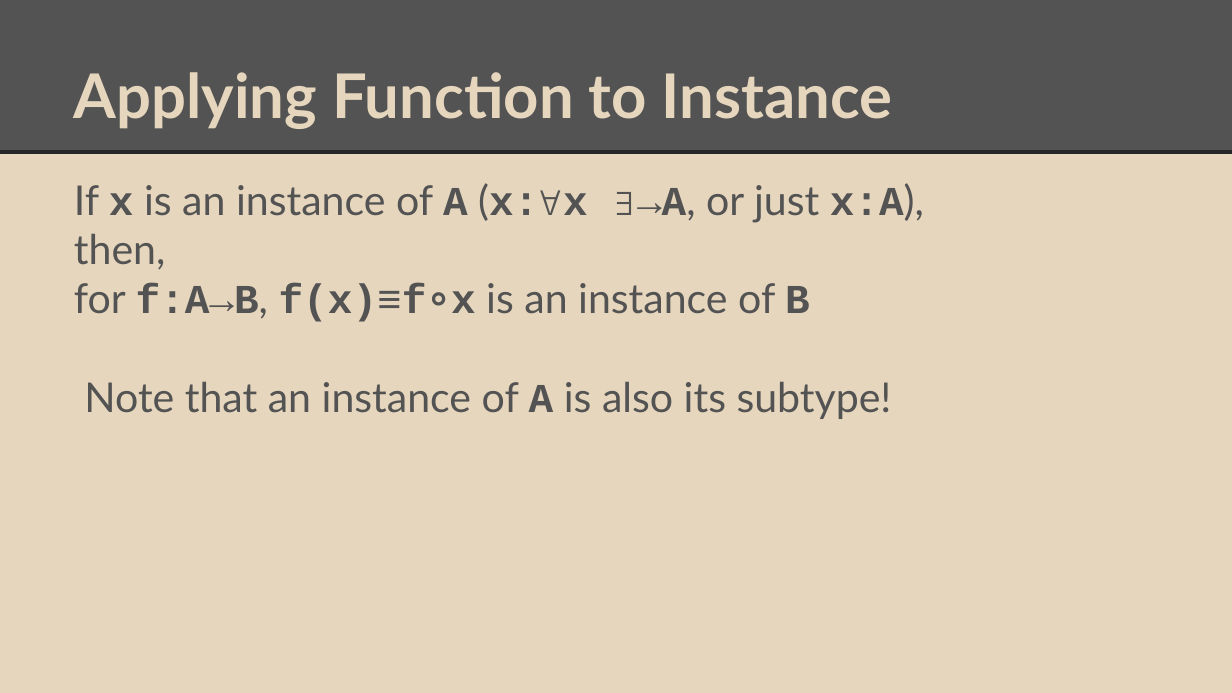
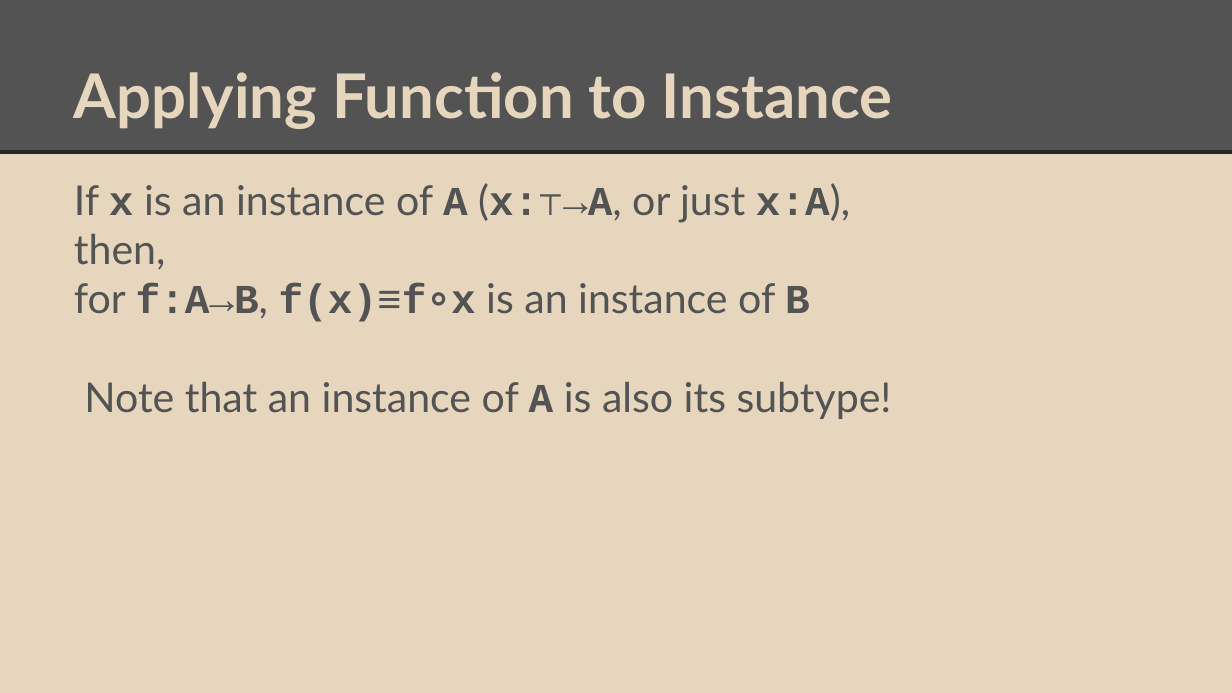
Before and after one commit to degoes-consulting/lambdaconf-2015, a slide deck: slide 11 of speakers/vpatryshev/intuitionistic-type-theory/IntroToIntuitionisticTypeTheory.pptx. Drawn at 1232x693 pixels with LibreOffice and Linux fonts; fonts in the diff are those of the drawing. Boxes give left, top, right and bottom in pixels: in the first picture for what was removed or moved away, otherwise in the second. Text is boxed around its words. In the diff, an @@ line names an element or a change of style, - is before the commit and + after.

Commit message:
A couple of typos fixed in slides

```diff
--- a/speakers/vpatryshev/intuitionistic-type-theory/IntroToIntuitionisticTypeTheory.pptx
+++ b/speakers/vpatryshev/intuitionistic-type-theory/IntroToIntuitionisticTypeTheory.pptx
@@ text at [74, 183, 850, 223]: text changed @@
-If x is an instance of A (x:∀x ∃→A, or just x:A),
+If x is an instance of A (x:⊤→A, or just x:A),
```
